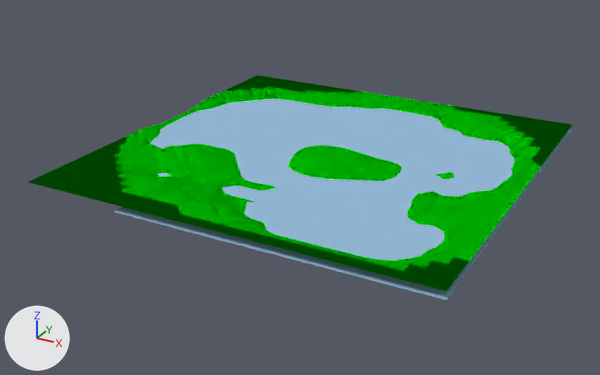
An edit to the Blender file trunk/data/models/water.blend, drawn before and after from the same camera.
Both versions are drawn from a camera (50 mm lens) standing at (4.41, -8.63, 3.74) and looking at (-0.2, -0.25, -0.45). Every picture has the same lights, and +X, +Y and +Z are marked at lower left. The same objects are shown in both versions, whatever each file hides.

Script lines for the objects in view, before the commit:
```python
mat_water = diffuse_material('water')
mat_water.base_color = (0.304, 0.498, 0.696)  # blue #96bbd9
me_plane_017 = bpy.data.meshes.new('Plane.017')
me_plane_017.from_pydata(...)  # 1089 vertices, 1024 faces; spans x -10.0..10.0, y -10.0..10.0, z -1.5..0.1
me_plane_017.materials.append(mat_grass_ground)  # green #00e400
me_plane_018 = bpy.data.meshes.new('Plane.018')
me_plane_018.from_pydata(...)  # 1055 vertices, 990 faces; spans x -10.0..10.0, y -10.0..10.0, z 0.0
me_plane_018.materials.append(mat_water)  # blue #96bbd9
ob_plane_016 = bpy.data.objects.new('Plane.016', me_plane_017)
ob_plane_016.location = (0.0, 0.0, 0.0)
ob_plane_016.scale = (0.25, 0.25, 0.25)
ob_plane_017 = bpy.data.objects.new('Plane.017', me_plane_018)
ob_plane_017.location = (0.0, 0.0, -0.089)
ob_plane_017.scale = (0.25, 0.25, 0.25)
```
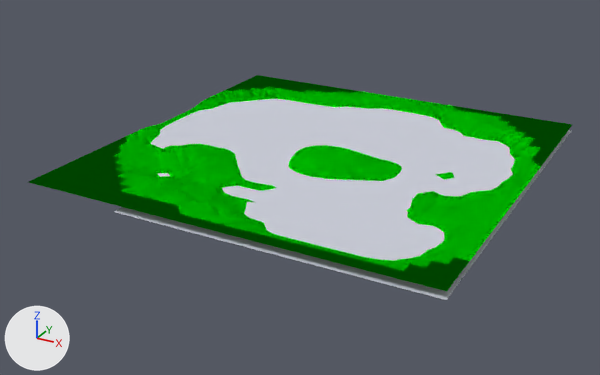
Scene script edits in JSON lines:
```json
{"op": "set", "path": "mat_water.base_color", "old": "(0.304, 0.498, 0.696)", "new": "(0.608, 0.626, 0.704)", "note": "blue #96bbd9 -> light grey #cdcfda"}
```

Pixel boxes [x1, y1, x2, y2] of what changed, in the pictures (600 x 375 px):
```json
{"object": "Plane.017", "change": "recoloured", "before": [114, 99, 571, 300], "after": [114, 99, 571, 300], "on screen": "blue to white"}
```
